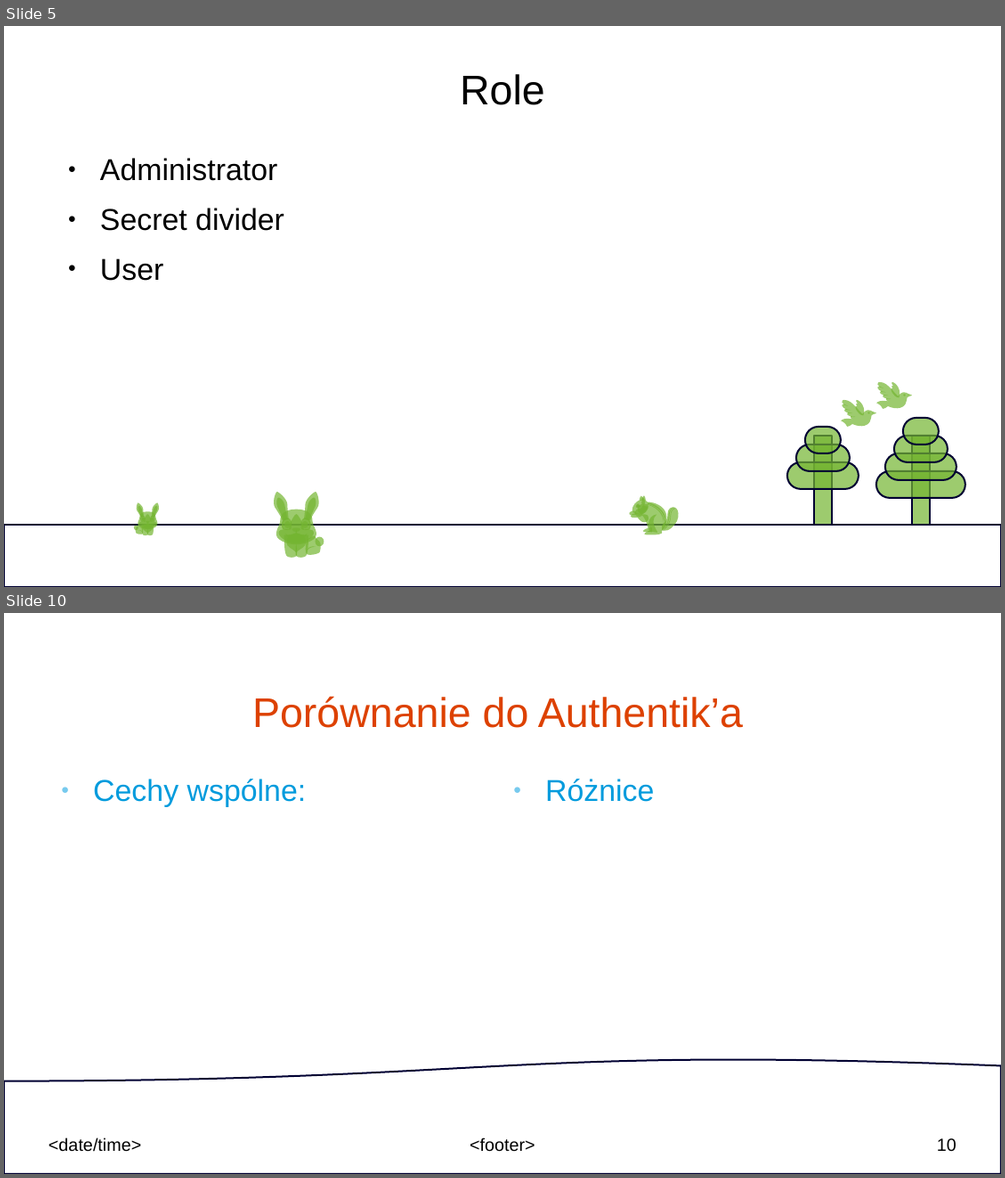
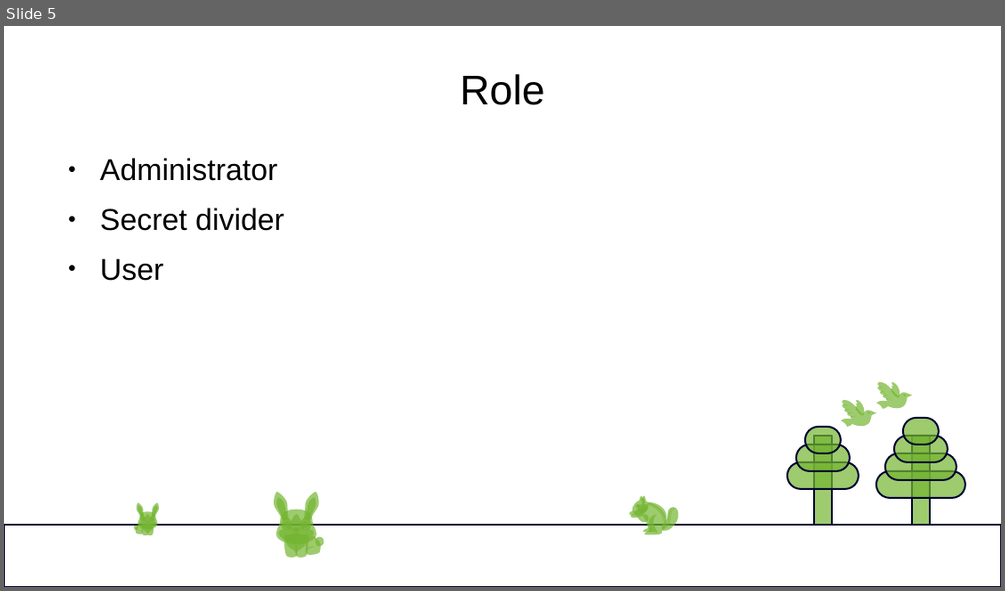
Before and after one commit to Nixam01/mzomi_BHL_2024, a slide deck: dokumentacja_projektu_Access_Broker.odp. Shown one above the other, each under a label of ours: slides 5 and 10 before the commit, slide 5 after it; the slides between them are not shown. The pictures are 1005x1178 and 1005x591 pixels, drawn with LibreOffice and Linux fonts; fonts in the diff are those of the drawing. Boxes give left, top, right and bottom in pixels: in the first picture for what was removed or moved away, otherwise in the second. Text is boxed around its words. In the diff, an @@ line names an element or a change of style, - is before the commit and + after.

```diff
--- a/dokumentacja_projektu_Access_Broker.odp
+++ b/dokumentacja_projektu_Access_Broker.odp
@@ slide 10 removed at [4, 613, 1001, 1174], background #FFFFFF @@
@@ title removed at [252, 696, 743, 728] @@
-Porównanie do Authentik’a
@@ text removed at [93, 779, 307, 807] @@
-● Cechy wspólne:
@@ text removed at [545, 779, 654, 802] @@
-● Różnice
@@ flow chart document removed at [4, 1058, 1001, 1174] @@
@@ text removed at [48, 1137, 141, 1151] @@
-<date/time>
@@ text removed at [469, 1137, 535, 1151] @@
-<footer>
@@ page number removed at [937, 1138, 956, 1151] @@
-10
```
Also in this commit, not shown: 6 slides changed, 2 slides added.
